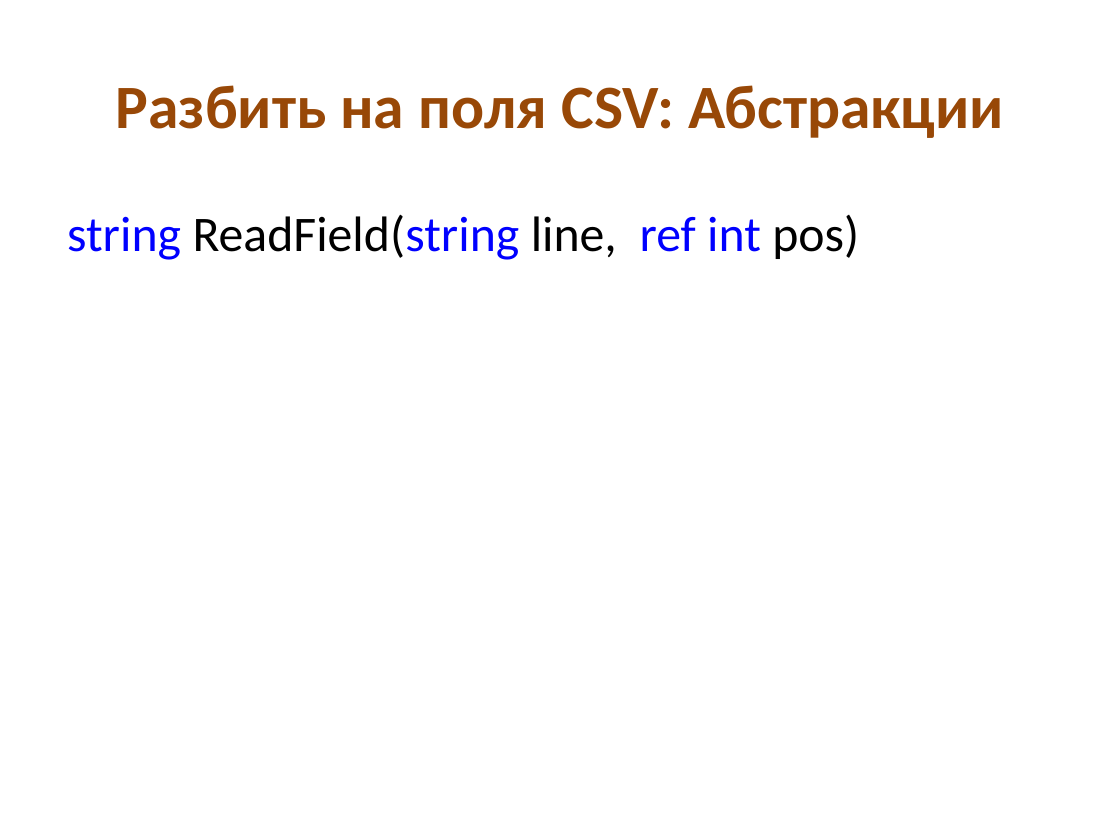
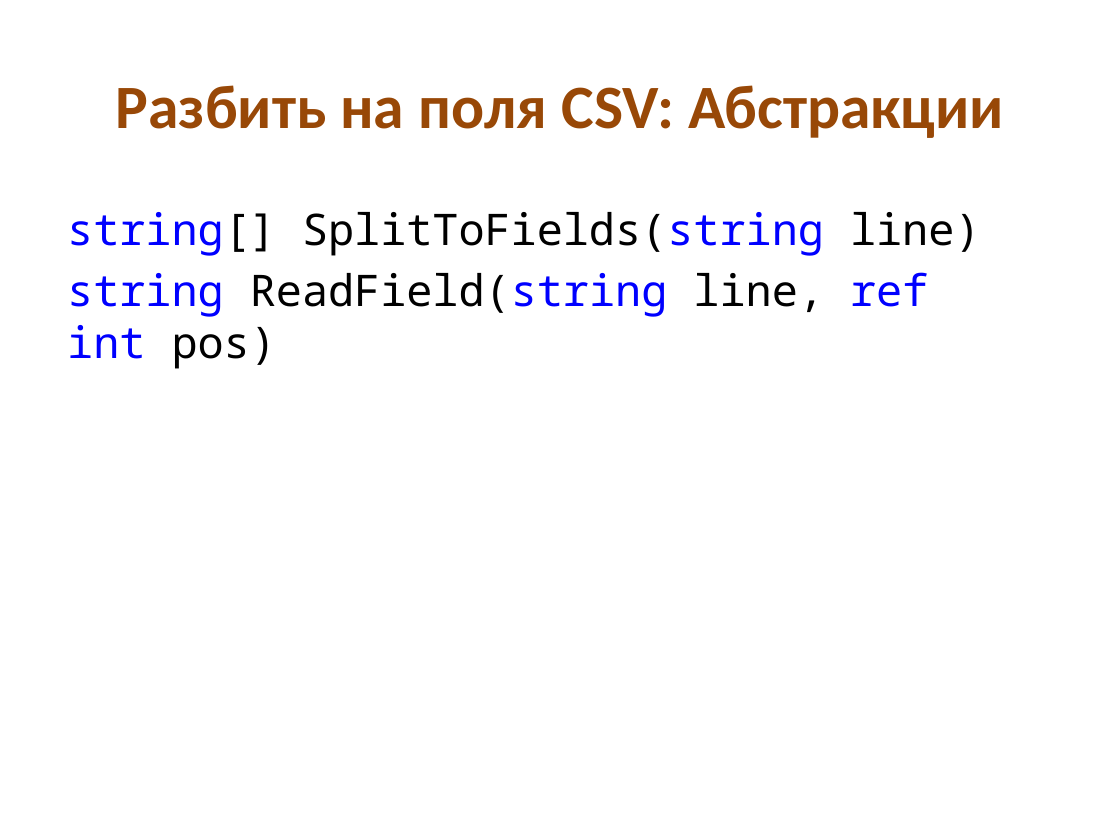
Before and after one commit to kontur-edu/intern-2014, a slide deck: slide 28 of 01-CleanCode/CleanCode.pptx. Drawn at 1120x840 pixels with LibreOffice and Linux fonts; fonts in the diff are those of the drawing. Boxes give left, top, right and bottom in pixels: in the first picture for what was removed or moved away, otherwise in the second. Text is boxed around its words. In the diff, an @@ line names an element or a change of style, - is before the commit and + after.

```diff
--- a/01-CleanCode/CleanCode.pptx
+++ b/01-CleanCode/CleanCode.pptx
@@ text at box(67, 212, 981, 256): paragraph added @@
+string[] SplitToFields(string line)
@@ text at box(67, 272, 928, 369): size 32 to 28 pt, font Calibri to Noto Sans Mono in "string ReadField(string line, ref int pos)" @@
```
Also in this commit, not shown: 6 other slides changed, 3 other files.
